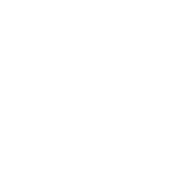
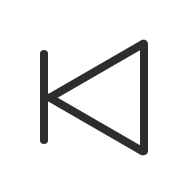
Layer changes from the first w=196, h=196 image to the second:
added group "Группа 3 копия 6" with 4 layers above "Группа 3 копия 5" over left=40, top=38, right=148, bottom=156
added layer "Слой 5 копия 2" (1st of 3, in "Группа 3 копия 6") in group "Группа 3 копия 6" over left=45, top=92, right=148, bottom=156
added layer "Слой 5 копия" (1st of 4, in "Группа 3 копия 6") in group "Группа 3 копия 6" over left=45, top=38, right=148, bottom=102
added layer "Слой 5 копия 3" (1st of 2, in "Группа 3 копия 6") in group "Группа 3 копия 6" over left=40, top=50, right=48, bottom=144
added layer "Слой 5" (1st of 4, in "Группа 3 копия 6") in group "Группа 3 копия 6" over left=140, top=40, right=148, bottom=155
moved "Слой 4 копия 2" into group "Группа 2" over left=40, top=120, right=148, bottom=145
